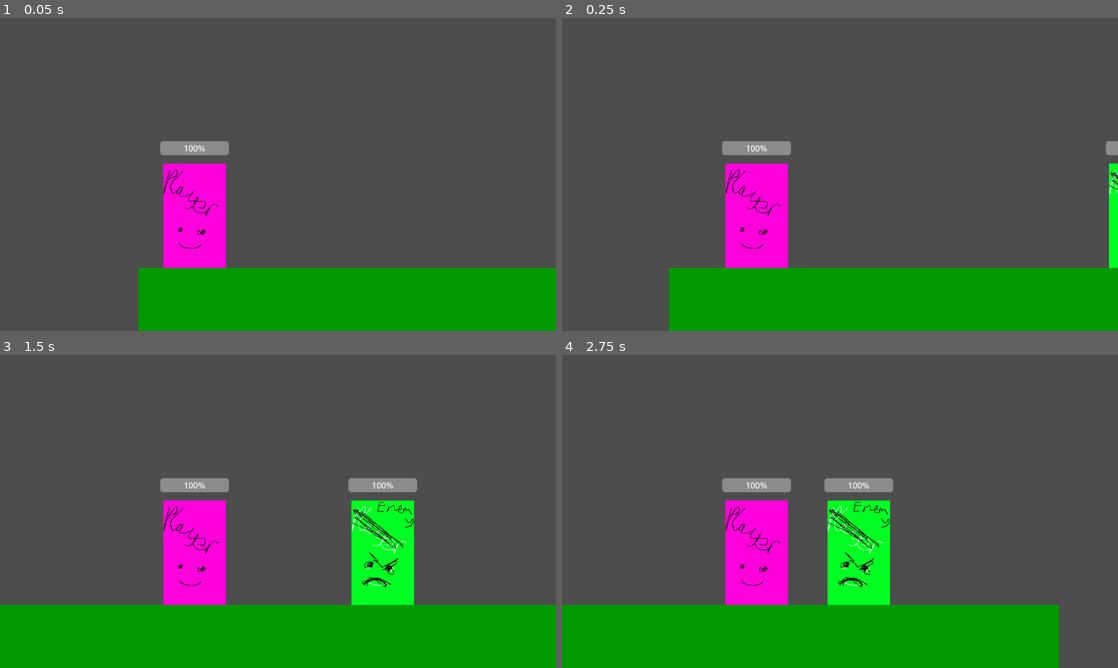
Above: before the commit, frames 1-4 (two rows, left to right).
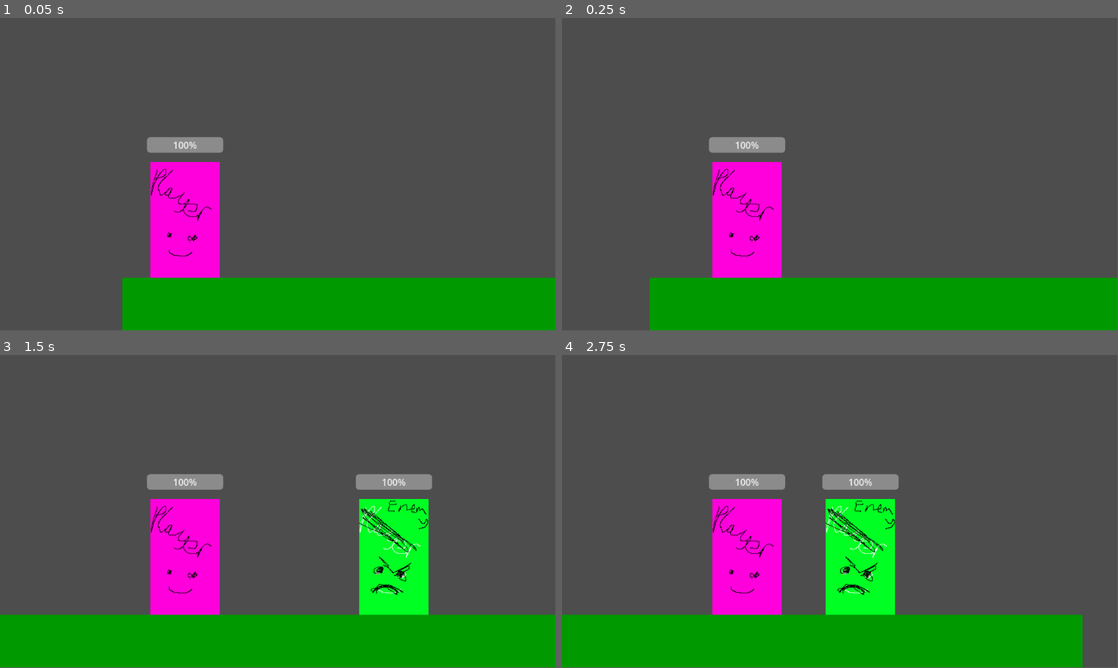
Above: after the commit, the same moments.

Repository: corndogit/rhythm-gauntlet
Game: Godot game, scene res://scenes/Main.tscn
Two runs of this game, one before a commit and one after it. Both use one fixed random seed, a clock stepped at 60 frames per second and the inputs below. Sound files missing from this copy of the repository are replaced by a short silence.
Inputs:
- Up to frame 1 (0.05 s): no input
- Up to frame 2 (0.25 s): no input
- Up to frame 3 (1.5 s): no input
- Up to frame 4 (2.75 s): no input
In our replay, the window is 800x450 before the commit and 799x449 after it. These sizes can differ from the game's own. Grey fills any space a smaller window leaves; there, only what the larger window draws over its background counts as a difference.

The runs differ from the first frame. In frame 1, 5.3% of the frame differs, in the area x 0-100%, y 0-100%; in frame 2, 6.1%; in frame 3, 8.6%, in the area x 0-100%, y 0-84%; in frame 4, 7.9%.

Commit message:
iteration 2: update export_presets.cfg

Diff:
--- a/project.godot
+++ b/project.godot
@@ -15,11 +15,6 @@
 config/features=PackedStringArray("4.0", "Forward Plus")
 config/icon="res://icon.svg"
 
-[display]
-
-window/size/viewport_width=1280
-window/size/viewport_height=720
-
 [input]
 
 ui_attack={
Not shown, changed: export_presets.cfg
